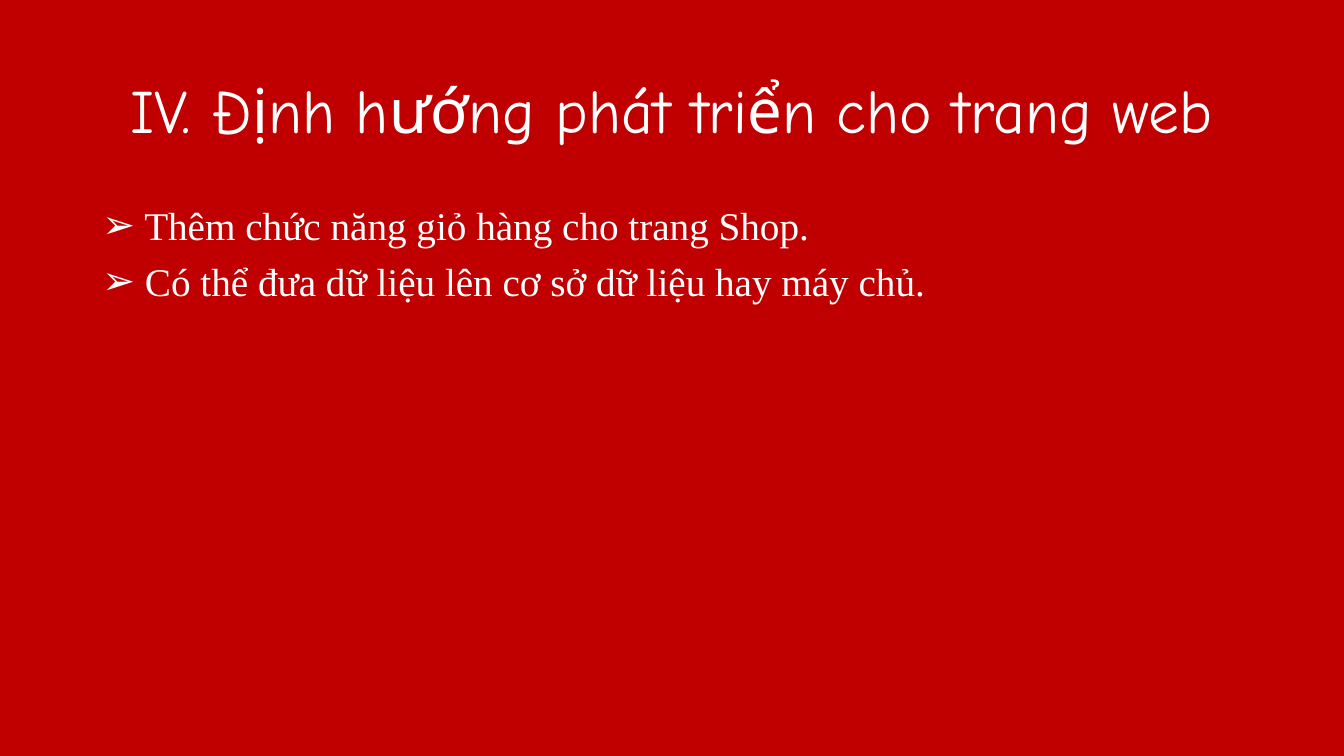
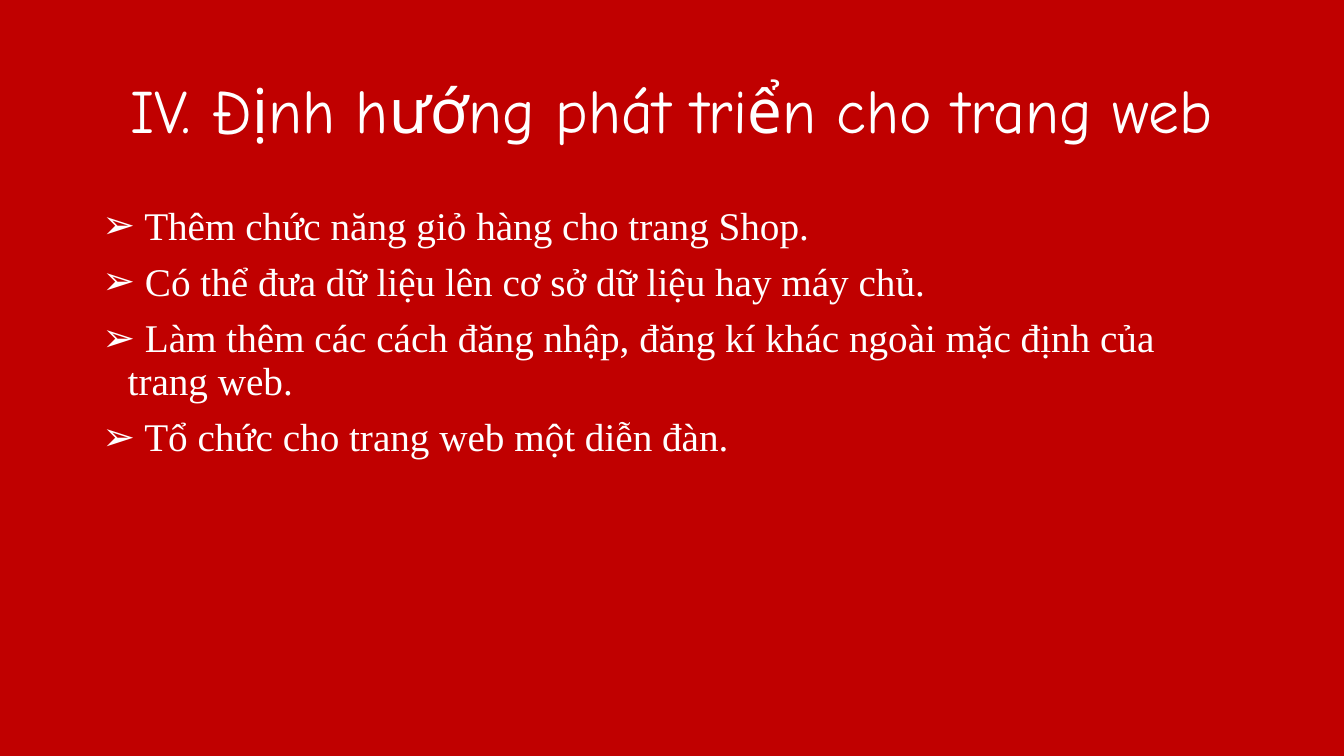
Before and after one commit to nhatvn2210/Final-Course-Project-NCT-JSA-30-HB, a slide deck: slide 8 of slides/Slide.pptx. Drawn at 1344x756 pixels with LibreOffice and Linux fonts; fonts in the diff are those of the drawing; background and template pictures are left out. Boxes give left, top, right and bottom in pixels: in the first picture for what was removed or moved away, otherwise in the second. Text is boxed around its words. In the diff, an @@ line names an element or a change of style, - is before the commit and + after.

```diff
--- a/slides/Slide.pptx
+++ b/slides/Slide.pptx
@@ text at [128,324,1154,459]: paragraphs added @@
+➢ Làm thêm các cách đăng nhập, đăng kí khác ngoài mặc định của trang web.
+➢ Tổ chức cho trang web một diễn đàn.
```
Also in this commit, not shown: 1 other slide changed, 2 other files.
